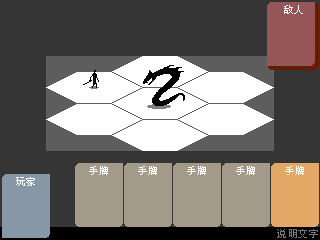
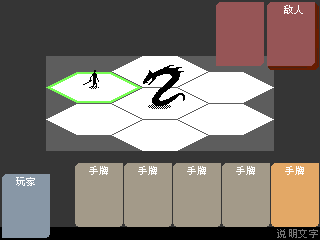
Layered file, before and after one edit (320 × 240). Changes by layer:
added layer "图层 1 拷贝 3" in group "敌人牌" over [216, 2, 264, 66]
"图层 4 拷贝": opacity 50% → 100%, painted on it over [147, 104, 171, 109]
"图层 4": opacity 50% → 100%, painted on it over [89, 86, 99, 89]
added layer "图层 7 拷贝 7" in group "场地" over [46, 72, 142, 103]
